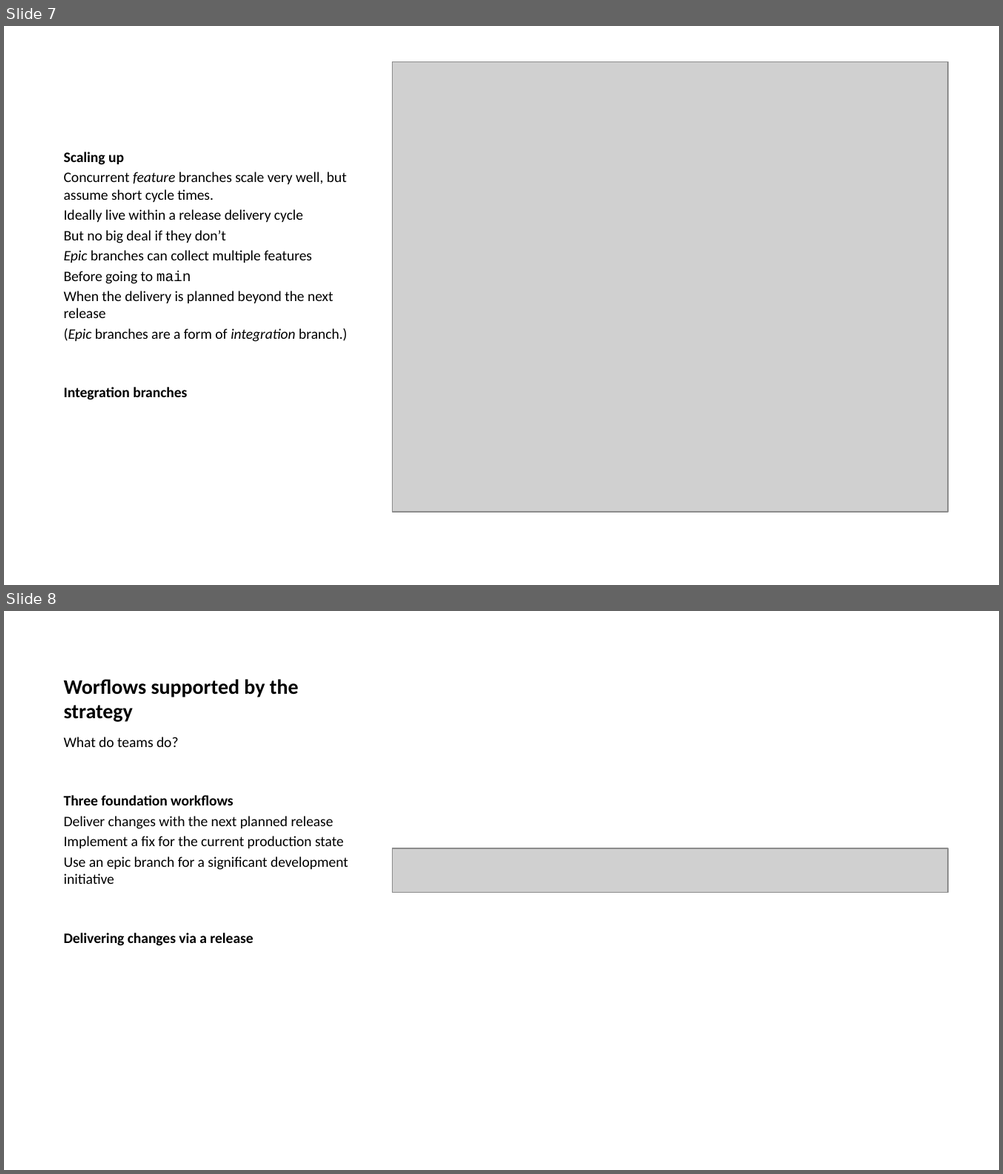
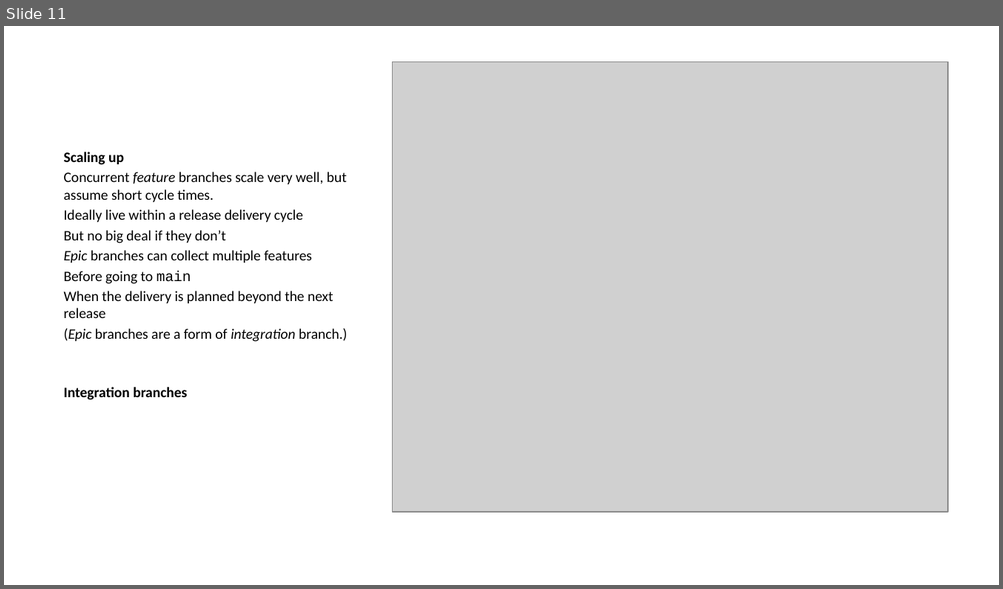
Before and after one commit to ijmitch/ukgse-2024-devops-git, a slide deck: docs/p1.pptx. Shown one above the other, each under a label of ours: slides 7 and 8 before the commit, slide 11 after it. The pictures are 1003x1174 and 1003x589 pixels, drawn with LibreOffice and Linux fonts; fonts in the diff are those of the drawing; grey boxes stand for pictures. Boxes give left, top, right and bottom in pixels: in the first picture for what was removed or moved away, otherwise in the second. Text is boxed around its words. In the diff, an @@ line names an element or a change of style, - is before the commit and + after.

```diff
--- a/docs/p1.pptx
+++ b/docs/p1.pptx
@@ slide 8 removed at [4,611,999,1170], background #FFFFFF @@
@@ title removed at [64,679,299,722] @@
-Worflows supported by the strategy
@@ text removed at [64,737,348,946] @@
-What do teams do?
-Three foundation workflows
-Deliver changes with the next planned release
-Implement a fix for the current production state
-Use an epic branch for a significant development initiative
-Delivering changes via a release
@@ picture removed at [392,849,947,892] @@
@@ what was slide 7 is now slide 11 @@
```
Also in this commit, not shown: 4 slides changed, 4 slides added, 16 other files.
